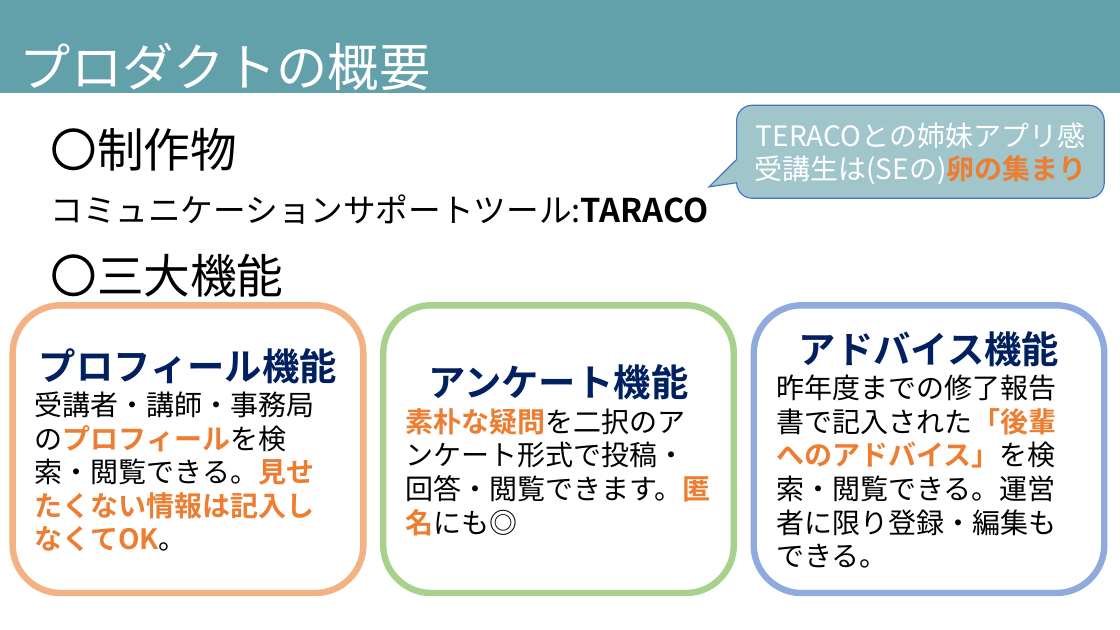
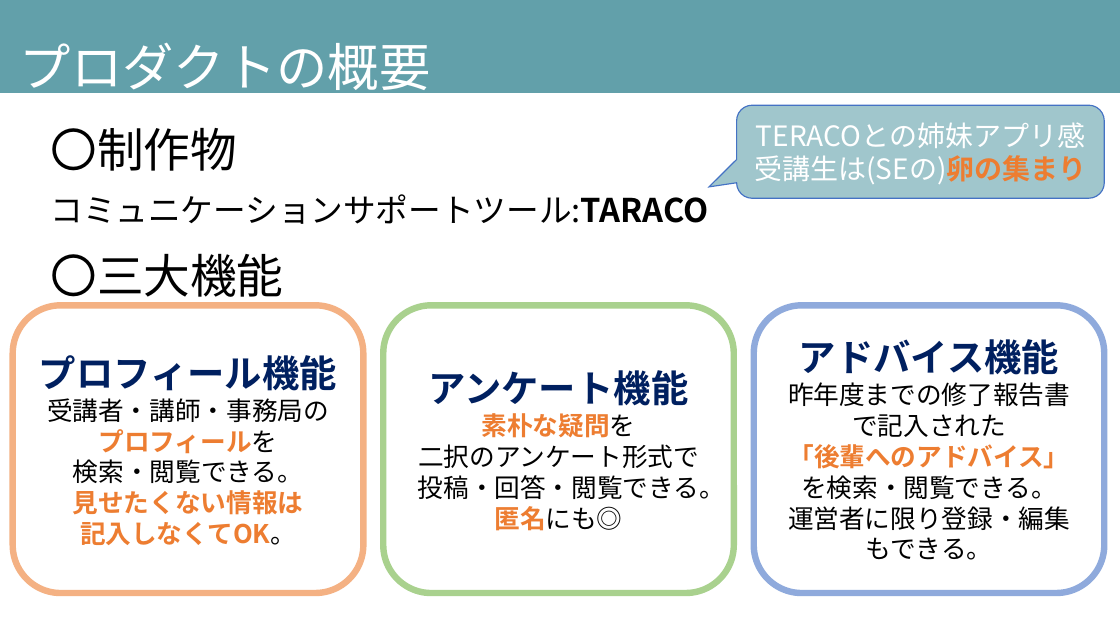
Before and after one commit to DOJO-2021/B-3, a slide deck: slide 7 of documents/発表スライド_ビーチサンダル.pptx. Drawn at 1120x630 pixels with LibreOffice and Linux fonts; fonts in the diff are those of the drawing. Boxes give left, top, right and bottom in pixels: in the first picture for what was removed or moved away, otherwise in the second. Text is boxed around its words. In the diff, an @@ line names an element or a change of style, - is before the commit and + after.

```diff
--- a/documents/発表スライド_ビーチサンダル.pptx
+++ b/documents/発表スライド_ビーチサンダル.pptx
@@ text in rounded rectangle at [788, 382, 1070, 560]: text changed; size 24 to 22 pt @@
-昨年度までの修了報告書で記入された「後輩へのアドバイス」を検索・閲覧できる。運営者に限り登録・編集もできる。
+昨年度までの修了報告書で記入された
+「後輩へのアドバイス」を検索・閲覧できる。
+運営者に限り登録・編集もできる。
@@ text in rounded rectangle at [47, 398, 329, 545]: text changed; size 24 to 22 pt @@
-受講者・講師・事務局のプロフィールを検索・閲覧できる。見せたくない情報は記入しなくてOK。
+受講者・講師・事務局のプロフィールを
+検索・閲覧できる。
+見せたくない情報は
+記入しなくてOK。
@@ text in rounded rectangle at [418, 413, 725, 531]: text changed; size 24 to 22 pt @@
-素朴な疑問を二択のアンケート形式で投稿・回答・閲覧できます。匿名にも◎
+素朴な疑問を
+二択のアンケート形式で投稿・回答・閲覧できる。匿名にも◎
```
Also in this commit, not shown: 4 other slides changed.
